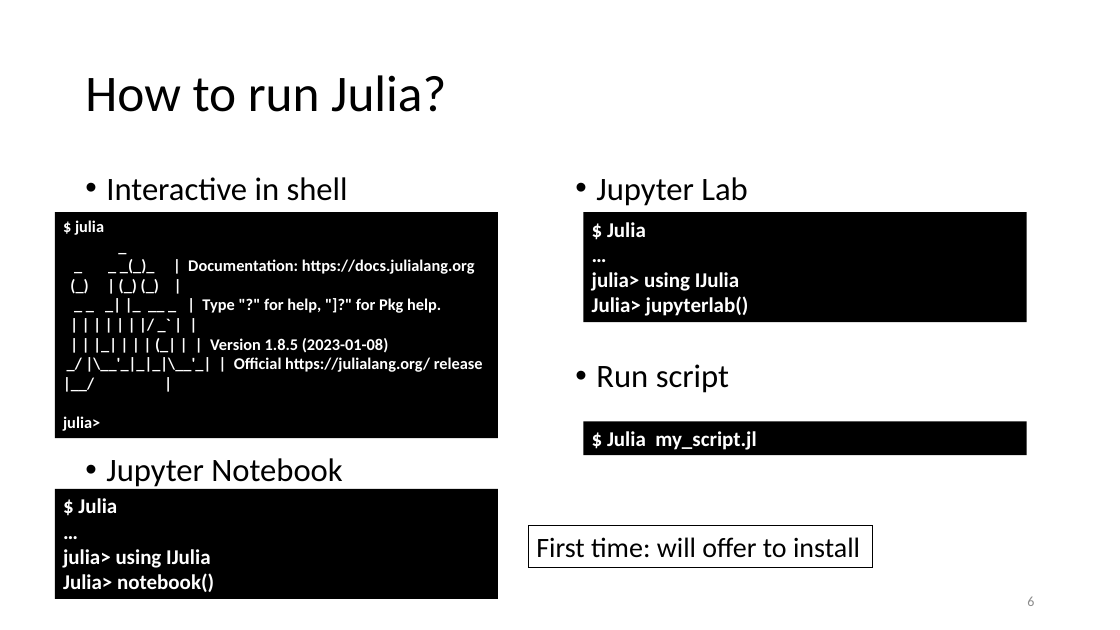
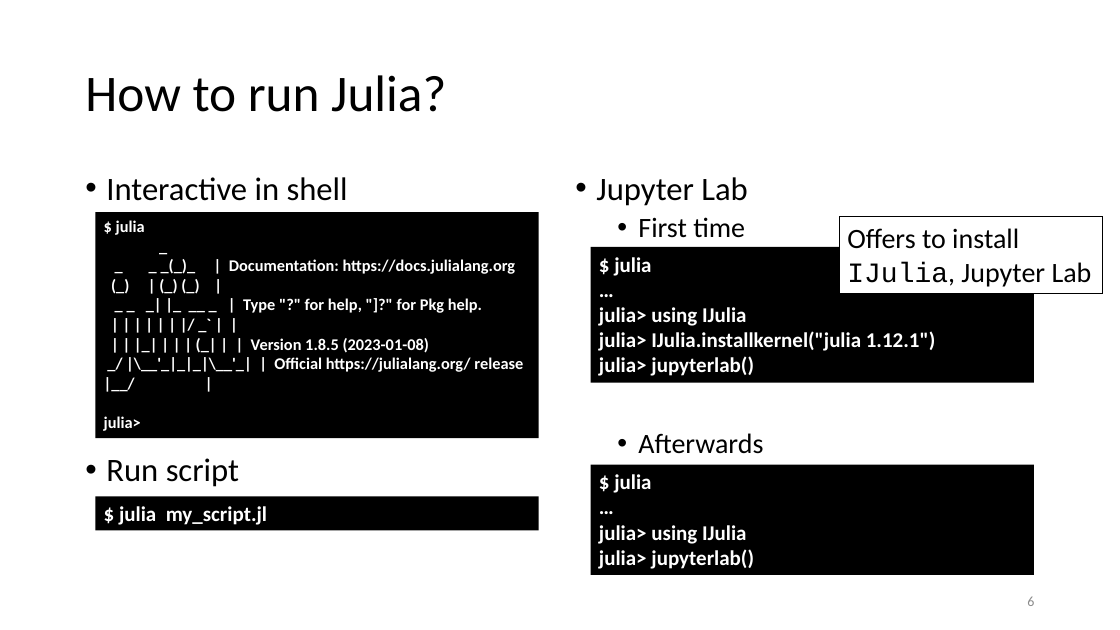
Before and after one commit to gjbex/Julia_good_bad_ugly, a slide deck: slide 6 of julia_good_back_ugly.pptx. Drawn at 1120x630 pixels with LibreOffice and Linux fonts; fonts in the diff are those of the drawing. Boxes give left, top, right and bottom in pixels: in the first picture for what was removed or moved away, otherwise in the second. Text is boxed around its words. In the diff, an @@ line names an element or a change of style, - is before the commit and + after.

Commit message:
Add kernel installation instructions

```diff
--- a/julia_good_back_ugly.pptx
+++ b/julia_good_back_ugly.pptx
@@ rectangle "$ julia" moved from (x1=55, y1=212, x2=498, y2=438) to (x1=96, y1=212, x2=539, y2=438) @@
@@ text at (x1=638, y1=217, x2=763, y2=454): text changed; size 28 to 24 pt @@
-• Run script
+  • First time
+  • Afterwards
@@ rectangle "Offers to install IJulia, Jupyter ..." resized from (x1=528, y1=525, x2=873, y2=567) to (x1=839, y1=217, x2=1102, y2=293) @@
@@ rectangle "Offers to install IJulia, Jupyter ..." at (x1=839, y1=217, x2=1102, y2=293): fill none to #FFFFFF @@
@@ text in rectangle at (x1=847, y1=228, x2=1092, y2=287): text changed @@
-First time: will offer to install
+Offers to install
+IJulia, Jupyter Lab
@@ rectangle "$ julia" resized from (x1=584, y1=212, x2=1028, y2=322) to (x1=591, y1=247, x2=1034, y2=383) @@
@@ text in rectangle at (x1=614, y1=257, x2=651, y2=276): text changed @@
-$ Julia
+$ julia
@@ text in rectangle at (x1=599, y1=331, x2=935, y2=376): text changed @@
-Julia> jupyterlab()
+julia> IJulia.installkernel("julia 1.12.1")
+julia> jupyterlab()
@@ text at (x1=106, y1=458, x2=239, y2=487): text changed @@
-• Jupyter Notebook
+• Run script
@@ rectangle "$ julia" moved from (x1=55, y1=489, x2=498, y2=599) to (x1=591, y1=465, x2=1034, y2=575) @@
@@ text in rectangle at (x1=614, y1=474, x2=651, y2=493): text changed @@
-$ Julia
+$ julia
@@ rectangle "$ julia my_script.jl" moved from (x1=584, y1=422, x2=1028, y2=455) to (x1=96, y1=497, x2=539, y2=530) @@
@@ text in rectangle at (x1=119, y1=506, x2=267, y2=525): text changed @@
-$ Julia my_script.jl
+$ julia my_script.jl
@@ text in rectangle at (x1=599, y1=549, x2=754, y2=569): text changed @@
-Julia> notebook()
+julia> jupyterlab()
```
